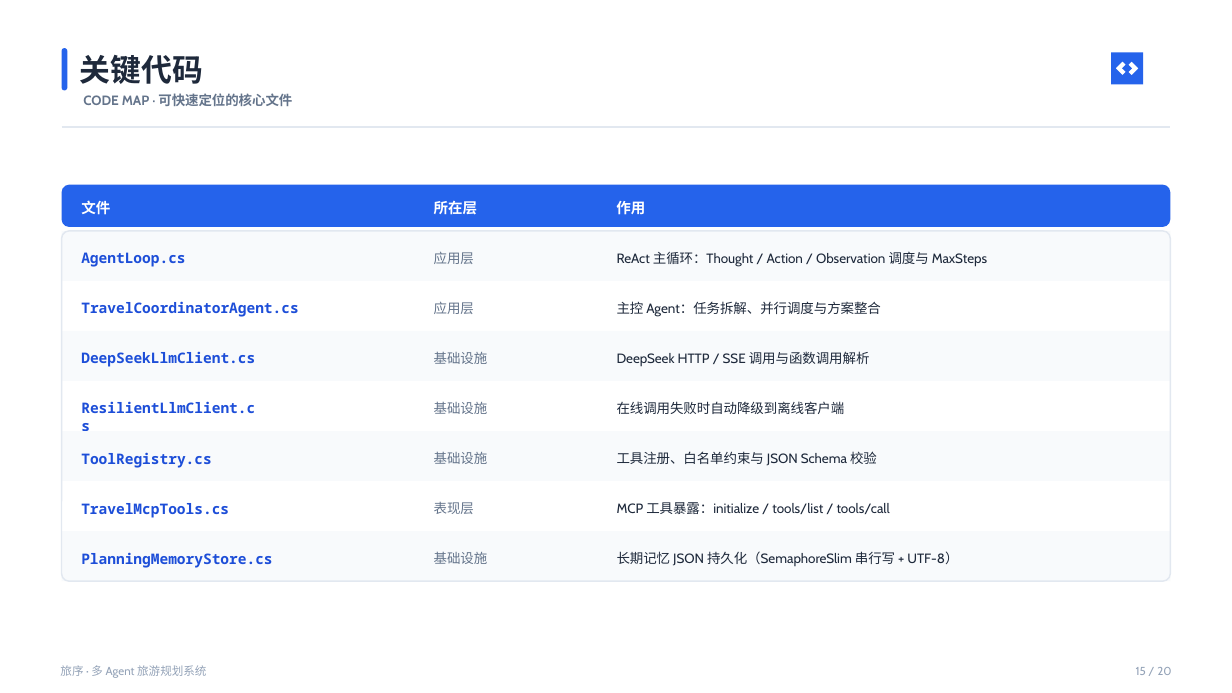
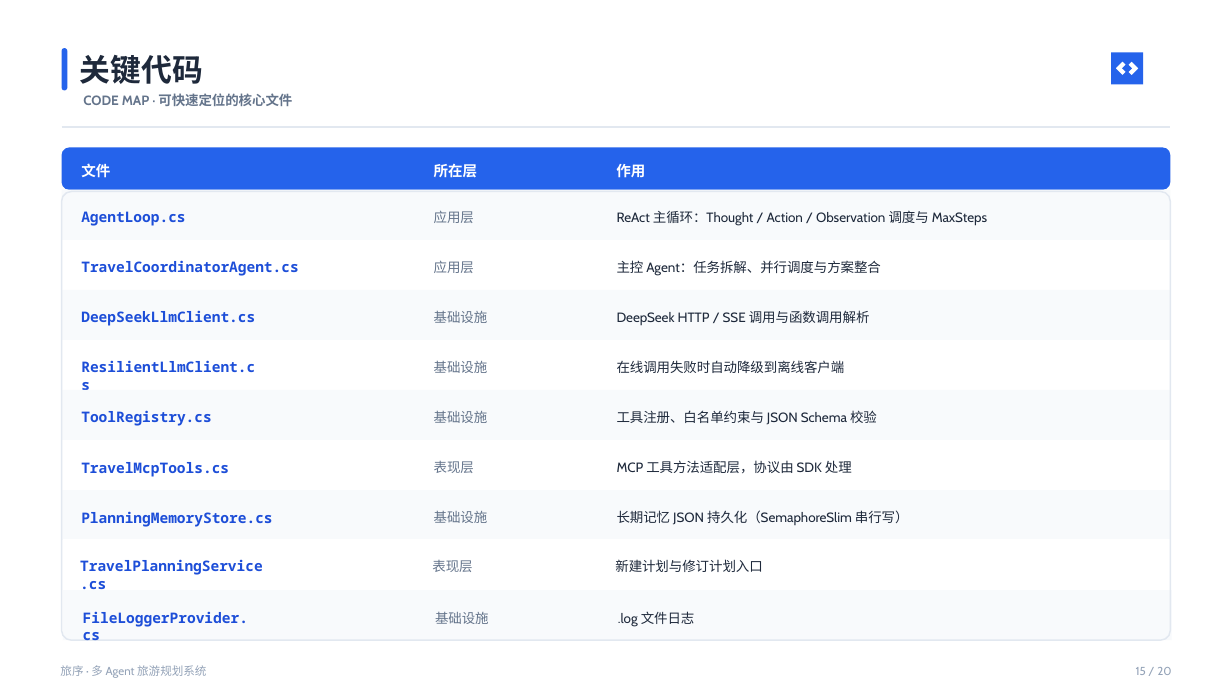
Before and after one commit to traveler703/DotNetAgentDev, a slide deck: slide 15 of docs/答辩演示.pptx. Drawn at 1232x693 pixels with LibreOffice and Linux fonts; fonts in the diff are those of the drawing. Boxes give left, top, right and bottom in pixels: in the first picture for what was removed or moved away, otherwise in the second. Text is boxed around its words. In the diff, an @@ line names an element or a change of style, - is before the commit and + after.

```diff
--- a/docs/答辩演示.pptx
+++ b/docs/答辩演示.pptx
@@ rounded rectangle: place and size @@
-rounded rectangle at <box>62,185,1171,227</box>
+rounded rectangle at <box>62,148,1171,190</box>
@@ rounded rectangle: place and size @@
-rounded rectangle at <box>62,231,1171,581</box>
+rounded rectangle at <box>62,191,1171,640</box>
@@ text at <box>617,460,852,473</box>: text changed @@
-MCP 工具暴露：initialize / tools/list / tools/call
+MCP 工具方法适配层，协议由 SDK 处理
@@ 22 texts, 7 rectangles: place and size @@
-22 texts, 7 rectangles at <box>62,200,1171,581</box>
+22 texts, 7 rectangles at <box>62,163,1171,540</box>
@@ rectangle added at <box>63,539,1170,589</box>, fill #FFFFFF @@
@@ text at <box>617,510,909,525</box>: text changed @@
-长期记忆 JSON 持久化（SemaphoreSlim 串行写 + UTF-8）
+长期记忆 JSON 持久化（SemaphoreSlim 串行写）
@@ text added at <box>80,559,263,589</box>, 11.2 pt, text #1D4ED8, bold @@
+TravelPlanningService.cs
@@ text added at <box>432,560,472,572</box>, 10.5 pt, text #64748B @@
+表现层
@@ text added at <box>615,559,762,572</box>, 10.5 pt, text #1E293B @@
+新建计划与修订计划入口
@@ rectangle added at <box>63,591,1172,640</box>, fill #F8FAFC @@
@@ text added at <box>83,611,248,641</box>, 11.2 pt, text #1D4ED8, bold @@
+FileLoggerProvider.cs
@@ text added at <box>435,612,489,624</box>, 10.5 pt, text #64748B @@
+基础设施
@@ text added at <box>618,611,695,626</box>, 10.5 pt, text #1E293B @@
+.log 文件日志
```
Also in this commit, not shown: 11 other slides changed.
